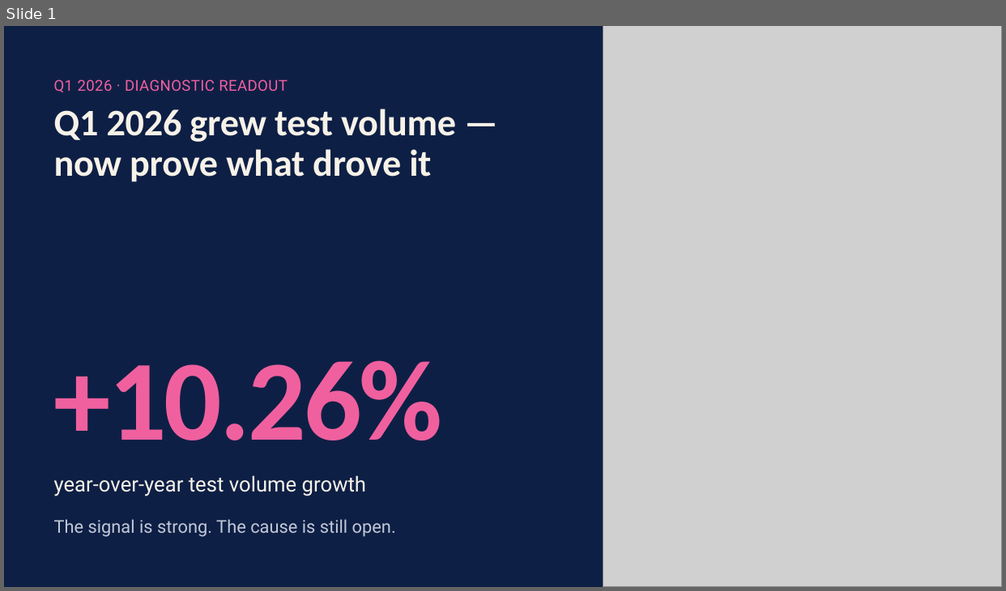
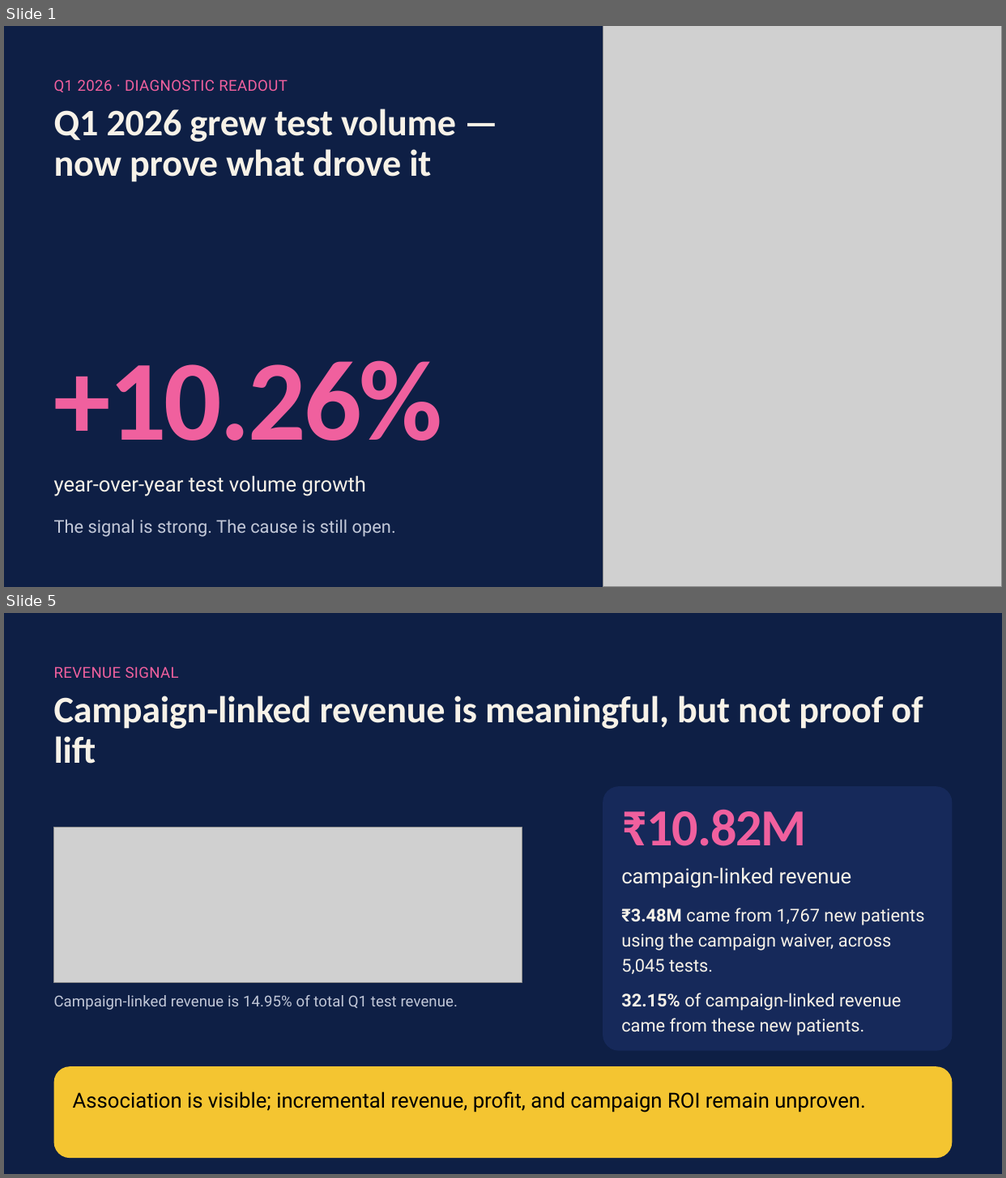
Before and after one commit to harshalpatil-IITGN/c2-build1-brief-a-group-2, a slide deck: brief_e/1026percent.pptx. Shown one above the other, each under a label of ours: slide 1 before the commit, slides 1 and 5 after it; the slides between them are not shown. The pictures are 1006x591 and 1006x1178 pixels, drawn with LibreOffice and Linux fonts; fonts in the diff are those of the drawing; grey boxes stand for pictures; background and template pictures are left out. Boxes give left, top, right and bottom in pixels: in the first picture for what was removed or moved away, otherwise in the second. Text is boxed around its words. In the diff, an @@ line names an element or a change of style, - is before the commit and + after.

```diff
--- a/brief_e/1026percent.pptx
+++ b/brief_e/1026percent.pptx
@@ slide 5 added at [4, 613, 1002, 1174], background #0E1F45 @@
@@ text added at [54, 666, 179, 678], 14.5 pt, text #F0609E @@
+REVENUE SIGNAL
@@ text added at [54, 696, 923, 764], 36 pt, text #F7F2E8, bold @@
+Campaign-linked revenue is meaningful, but not proof of lift
@@ rounded rectangle added at [603, 786, 953, 1051], fill #16295A @@
@@ picture added at [54, 827, 522, 983] @@
@@ text added at [621, 809, 806, 846], 50 pt, text #F0609E, bold @@
+₹10.82M
@@ text added at [621, 867, 852, 888], 20 pt, text #F7F2E8 @@
+campaign-linked revenue
@@ text added at [621, 908, 925, 1036], 17 pt, text #F7F2E8 @@
+₹3.48M came from 1,767 new patients using the campaign waiver, across 5,045 tests.
+32.15% of campaign-linked revenue came from these new patients.
@@ text added at [54, 995, 458, 1010], 14.5 pt, text #C2C8D8 @@
+Campaign-linked revenue is 14.95% of total Q1 test revenue.
@@ rounded rectangle added at [54, 1067, 953, 1158], fill #F4C531 @@
@@ text added at [73, 1092, 866, 1113], 20 pt, text #000000 @@
+Association is visible; incremental revenue, profit, and campaign ROI remain unproven.
```
Also in this commit, not shown: 4 other slides added.
